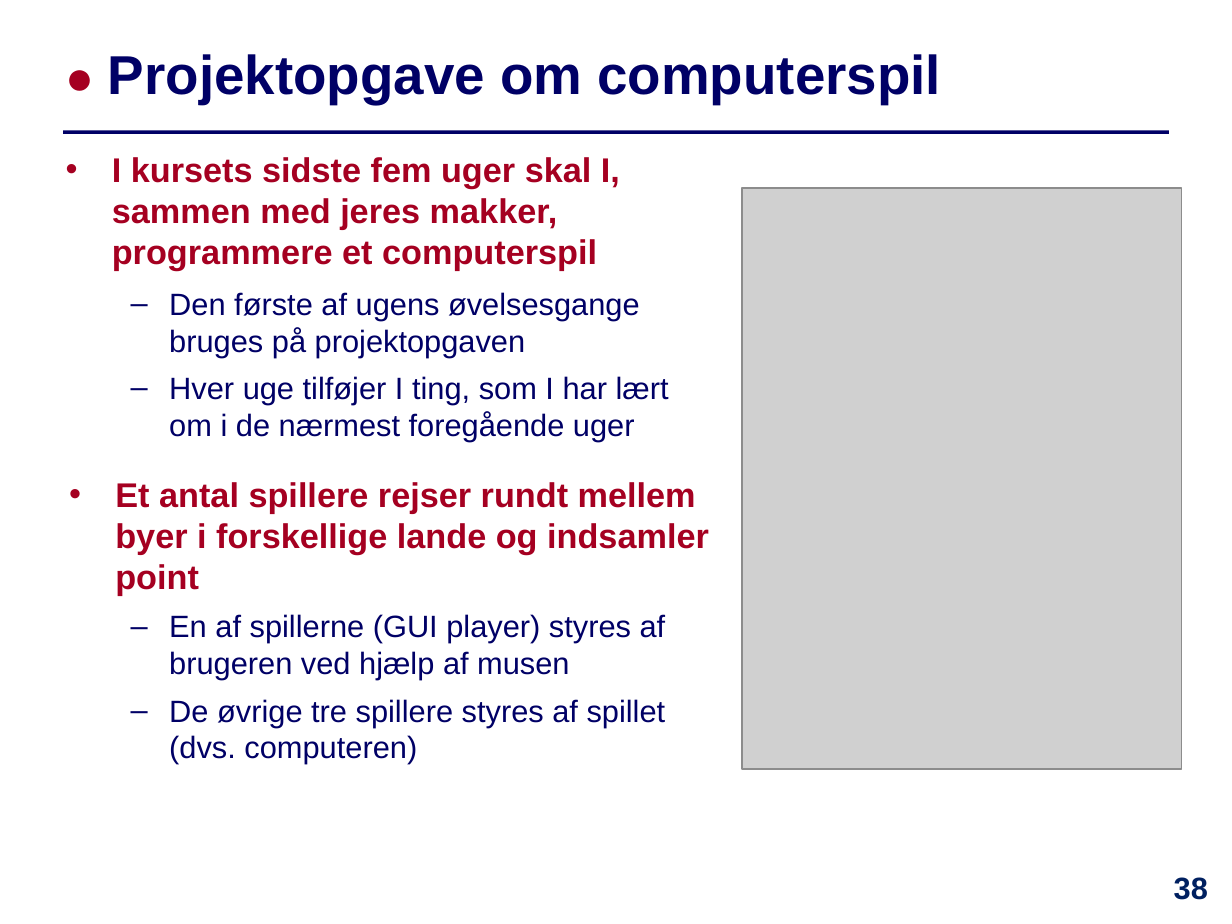
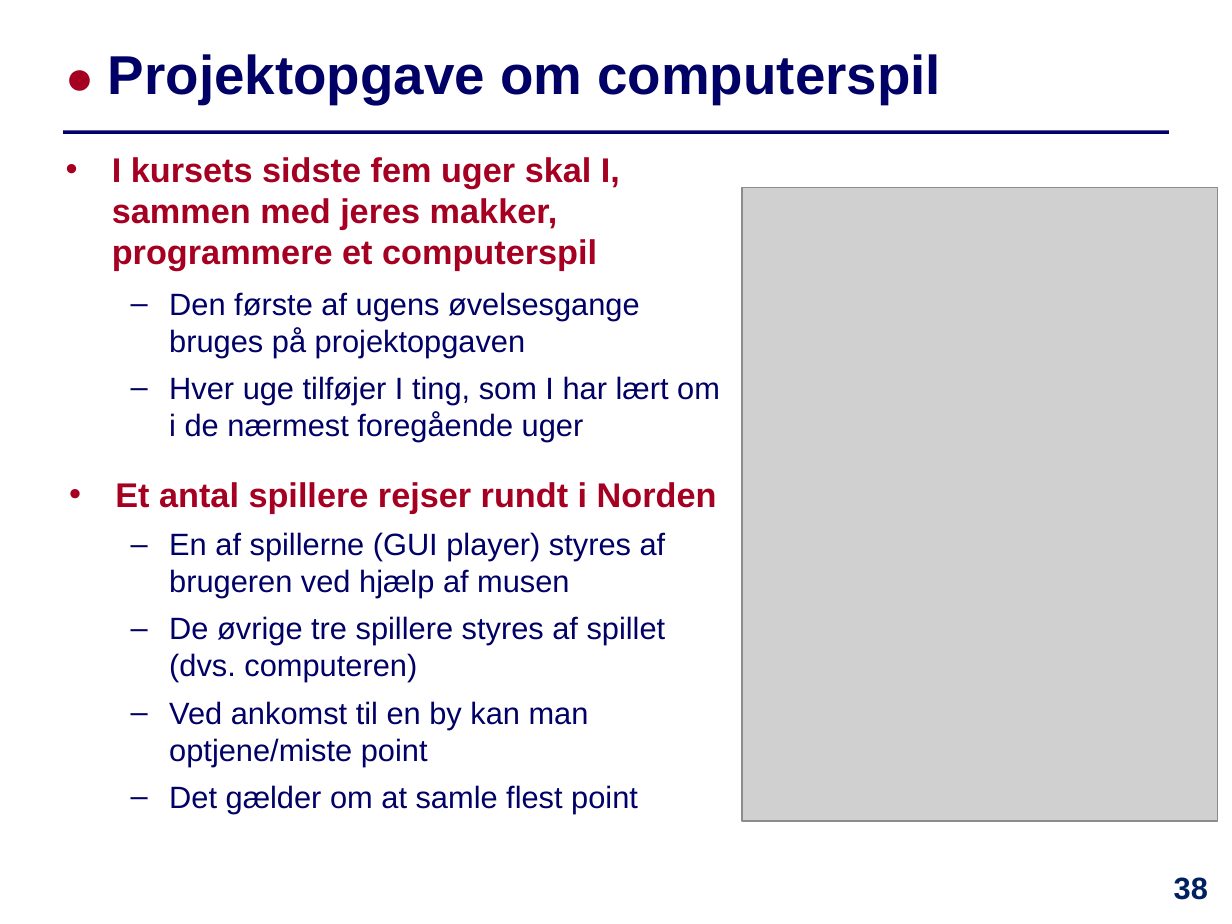
Before and after one commit to IntProgAU/Materiale, a slide deck: slide 38 of web/e23/uge_11/Slides-Uge11.pptx. Drawn at 1232x924 pixels with LibreOffice and Linux fonts; fonts in the diff are those of the drawing; grey boxes stand for pictures. Boxes give left, top, right and bottom in pixels: in the first picture for what was removed or moved away, otherwise in the second. Text is boxed around its words. In the diff, an @@ line names an element or a change of style, - is before the commit and + after.

```diff
--- a/web/e23/uge_11/Slides-Uge11.pptx
+++ b/web/e23/uge_11/Slides-Uge11.pptx
@@ picture: place and size @@
-picture at [742,188,1181,770]
+picture at [742,188,1217,822]
@@ text at [115,482,717,514]: text changed @@
-• Et antal spillere rejser rundt mellem byer i forskellige lande og indsamler point
+• Et antal spillere rejser rundt i Norden
@@ text at [169,701,638,813]: paragraphs added @@
+  – Ved ankomst til en by kan man optjene/miste point
+  – Det gælder om at samle flest point
```
Also in this commit, not shown: 12 other slides changed, 3 other files.
